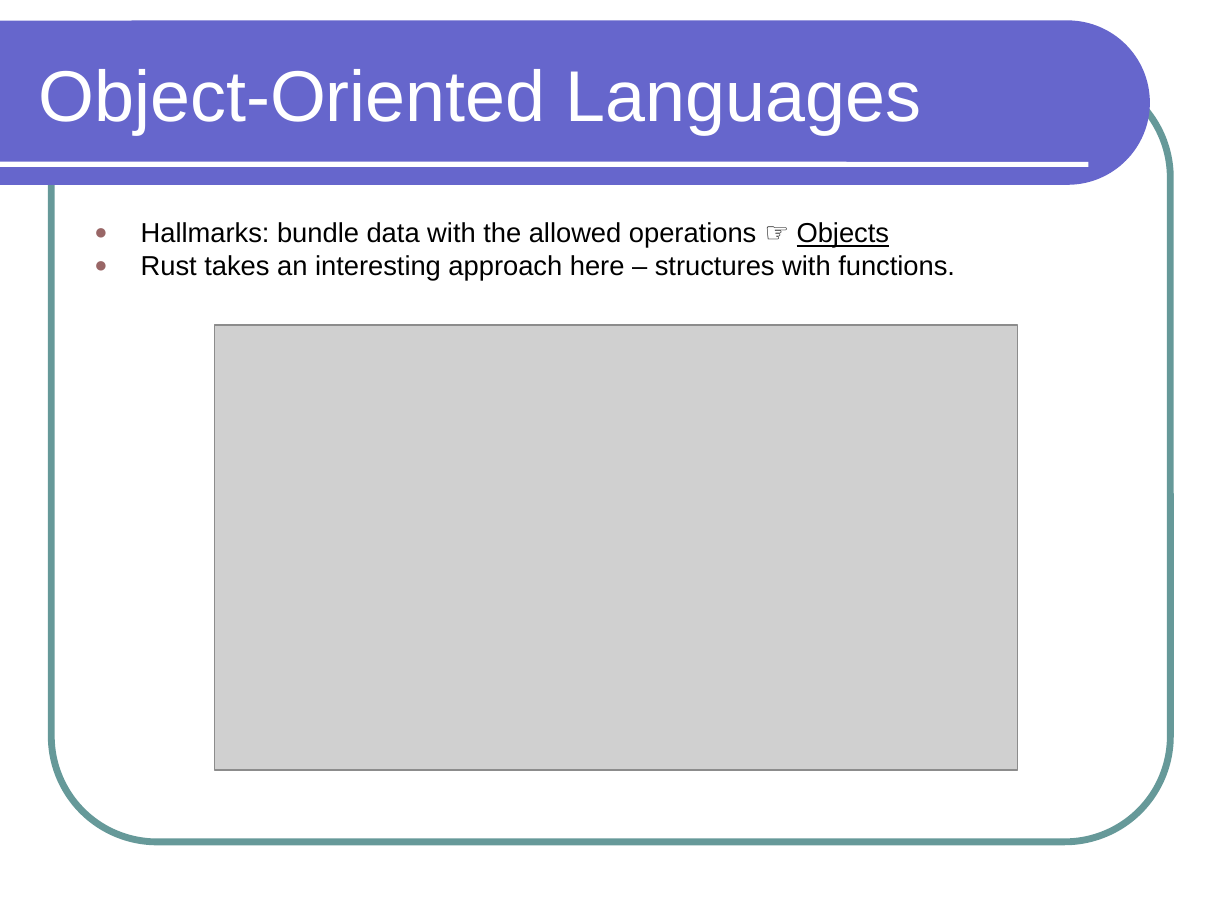
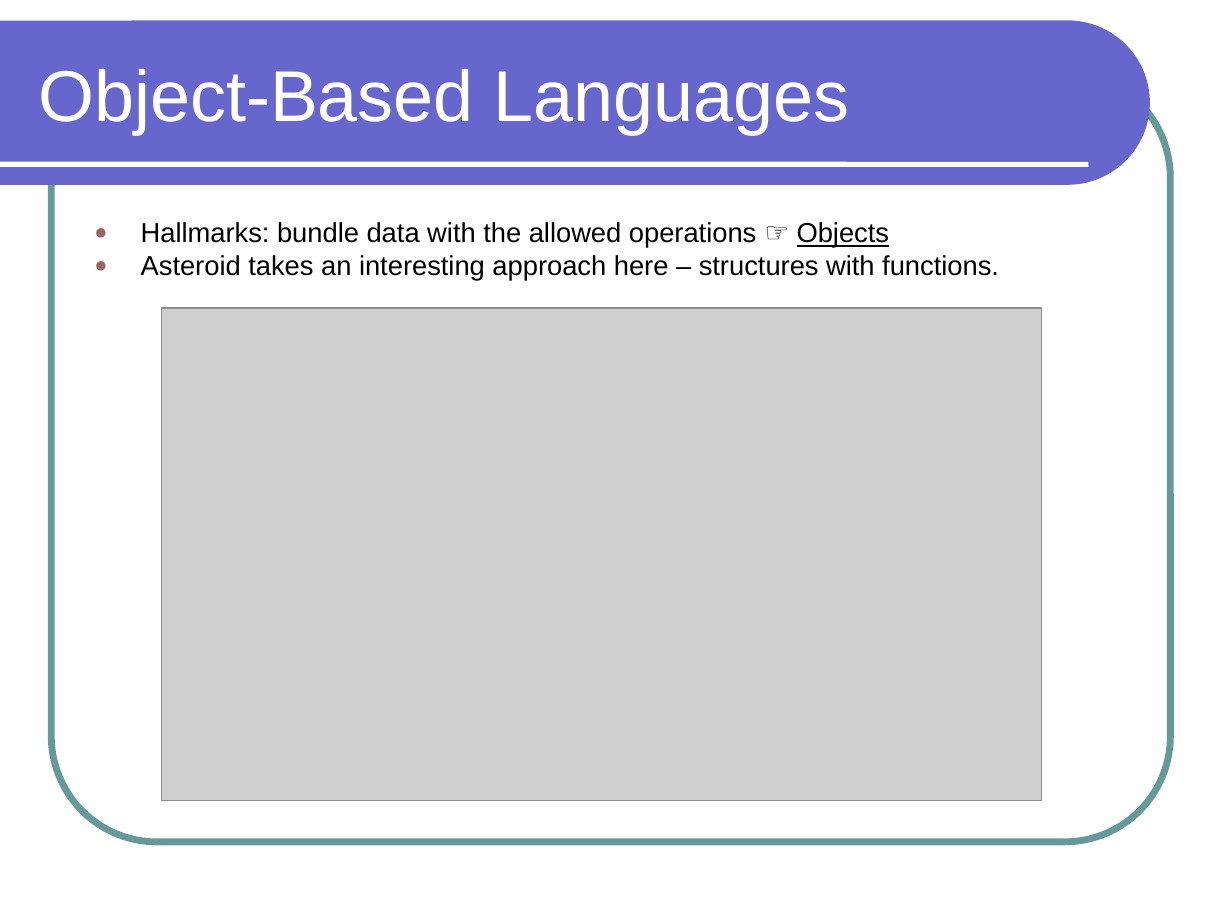
Before and after one commit to lutzhamel/CSC301, a slide deck: slide 16 of notes/csc301-ln001.ppt. Drawn at 1232x924 pixels with LibreOffice and Linux fonts; fonts in the diff are those of the drawing; grey boxes stand for pictures. Boxes give left, top, right and bottom in pixels: in the first picture for what was removed or moved away, otherwise in the second. Text is boxed around its words. In the diff, an @@ line names an element or a change of style, - is before the commit and + after.

Commit message:
converting to Asteroid

```diff
--- a/notes/csc301-ln001.ppt
+++ b/notes/csc301-ln001.ppt
@@ title at <box>39,69,850,134</box>: text changed @@
-Object-Oriented Languages
+Object-Based Languages
@@ text at <box>141,255,999,281</box>: text changed @@
-● Rust takes an interesting approach here – structures with functions.
+● Asteroid takes an interesting approach here – structures with functions.
@@ picture: place and size @@
-picture at <box>214,325,1016,770</box>
+picture at <box>161,308,1041,801</box>
```
Also in this commit, not shown: 7 other slides changed, 2 slides added, 2 slides removed, 13 other files.
